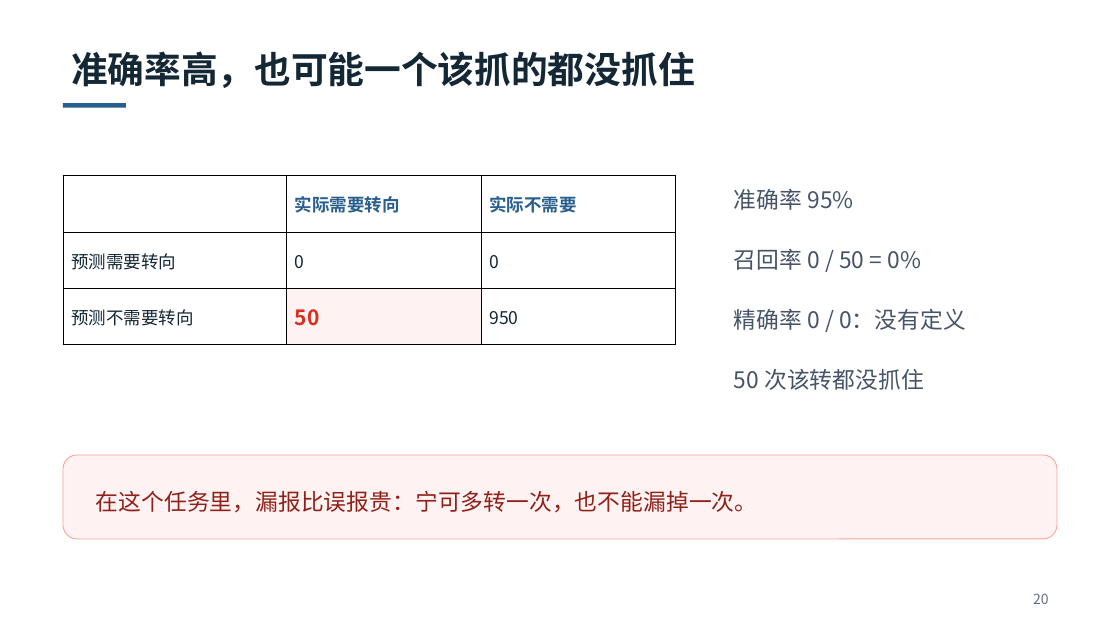
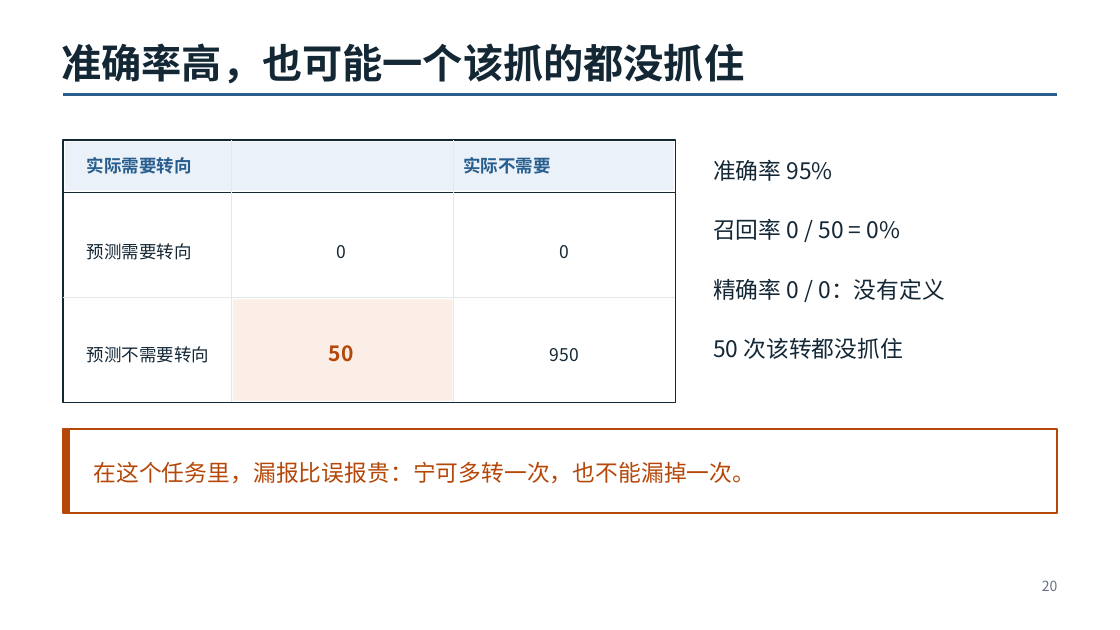
Before and after one commit to fjfjkk2717821463-cpu/Robo-Education-Recruitment, a slide deck: slide 20 of slides/机器学习基础-让程序从数据里找规律.pptx. Drawn at 1120x630 pixels with LibreOffice and Linux fonts; fonts in the diff are those of the drawing. Boxes give left, top, right and bottom in pixels: in the first picture for what was removed or moved away, otherwise in the second. Text is boxed around its words. In the diff, an @@ line names an element or a change of style, - is before the commit and + after.

```diff
--- a/slides/机器学习基础-让程序从数据里找规律.pptx
+++ b/slides/机器学习基础-让程序从数据里找规律.pptx
@@ text "准确率高，也可能一个该抓的都没抓住" at [61, 43, 744, 84]: size 31.5 to 34.5 pt, font Noto Sans CJK JP to Noto Sans CJK SC; line spacing 1.1 to 1 @@
@@ rectangle removed at [63, 103, 126, 108] @@
@@ freeform shape added at [63, 94, 1057, 95], outline #285E8E 3 pt @@
@@ table removed at [63, 175, 675, 420], 3 rows, 3 columns @@
- | 实际需要转向 | 实际不需要
-预测需要转向 | 0 | 0
-预测不需要转向 | 50 | 950
@@ text added at [713, 160, 833, 181], 19.5 pt, text #142735 @@
+准确率 95%
@@ text at [734, 189, 921, 270]: paragraphs removed @@
-准确率 95%
-召回率 0 / 50 = 0%
@@ text added at [713, 219, 901, 240], 19.5 pt, text #142735 @@
+召回率 0 / 50 = 0%
@@ text "精确率 0 / 0：没有定义": place and size @@
-text "精确率 0 / 0：没有定义" at [734, 189, 966, 390]
+text "精确率 0 / 0：没有定义" at [713, 279, 945, 300]
@@ text "精确率 0 / 0：没有定义" at [713, 279, 945, 300]: font Noto Sans CJK JP to Noto Sans CJK SC, text colour #475467 to #142735; indent changed; line spacing 1.25 to 1; less space between paragraphs @@
@@ group added at [63, 140, 676, 403]: 8 texts, 5 freeform shapes, 3 rectangles @@
+实际需要转向
+实际不需要
+预测需要转向
+0
+0
+预测不需要转向
+50
+950
@@ text added at [713, 338, 903, 359], 19.5 pt, text #142735 @@
+50 次该转都没抓住
@@ text at [734, 369, 924, 390]: paragraph removed @@
-50 次该转都没抓住
@@ rectangle added at [63, 429, 1057, 513], fill #FFFFFF, outline #B54708 1.5 pt @@
@@ rectangle added at [63, 429, 70, 513], fill #B54708 @@
@@ rounded rectangle removed at [63, 455, 1057, 539] @@
@@ text "在这个任务里，漏报比误报贵：宁可多转一次，也不能漏掉一次。" at [94, 462, 756, 484]: font Noto Sans CJK JP to Noto Sans CJK SC, text colour #912018 to #B54708; line spacing 1.3 to 1; vertical alignment middle to top @@
@@ text "20": place and size @@
-text "20" at [1033, 593, 1049, 604]
+text "20" at [1042, 580, 1058, 591]
@@ text "20" at [1042, 580, 1058, 591]: font Noto Sans CJK JP to Noto Sans CJK SC; line spacing 1.3 to 1 @@
```
Also in this commit, not shown: 21 other slides changed, 4 other files.
